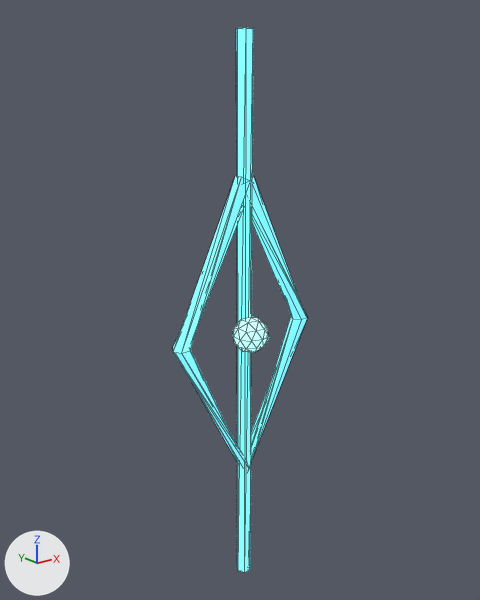
Renders of the glTF model exports/environment/components/forest_rune_diamond.glb from each side of a commit.
Before and after are seen from a 50 mm lens placed at (-0.601, -0.847, 0.869), pointed at (-0.002, -0.098, 0.57). Every picture has the same lights, and +X, +Y and +Z are marked at lower left. The first picture is the older version. Mesh edges are drawn as thin lines.

Objects in the first picture: 'Glowing diamond rune.001', 'Rune center luminous seed', 'Rune vertical stroke.001'.
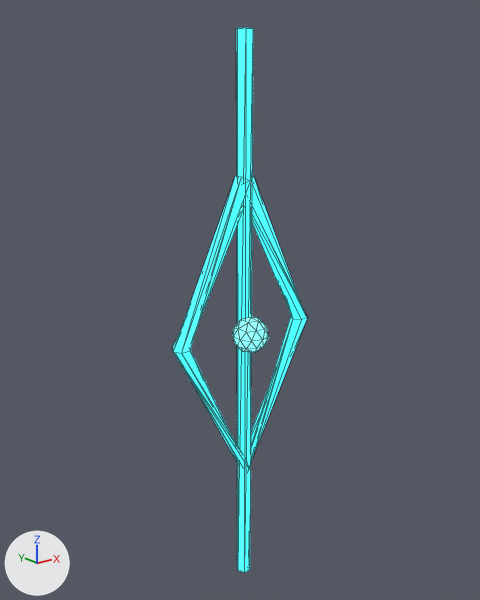
Changed parts and their boxes [x1, y1, x2, y2] in the pictures (480 x 600 px):
'Glowing diamond rune.001', recoloured
    both: [173, 176, 307, 470]
'Rune vertical stroke.001', recoloured
    both: [236, 27, 253, 572]
'Rune center luminous seed', recoloured, surface changed
    both: [233, 317, 269, 353]

Edits to the bpy script that builds the scene:
```text
Change mat_rune_glow:
    mat_rune_glow.base_color: (0.141, 0.604, 0.763) -> (0.047, 0.711, 1.0)  # cyan #69cce2 -> cyan #3ddbff
    mat_rune_glow.emission_color: (0.163, 0.7, 0.885) -> (0.047, 0.711, 1.0)  # cyan #70daf2 -> cyan #3ddbff
Change mat_magic_core:
    mat_magic_core.base_color: (0.242, 0.75, 0.824) -> (0.119, 0.869, 1.0)  # cyan #87e1ea -> cyan #61f0ff
    mat_magic_core.emission_color: (0.294, 0.91, 1.0) -> (0.119, 0.869, 1.0)  # cyan #94f5ff -> cyan #61f0ff
    mat_magic_core.emission_strength: 1.434 -> 1.74
```
